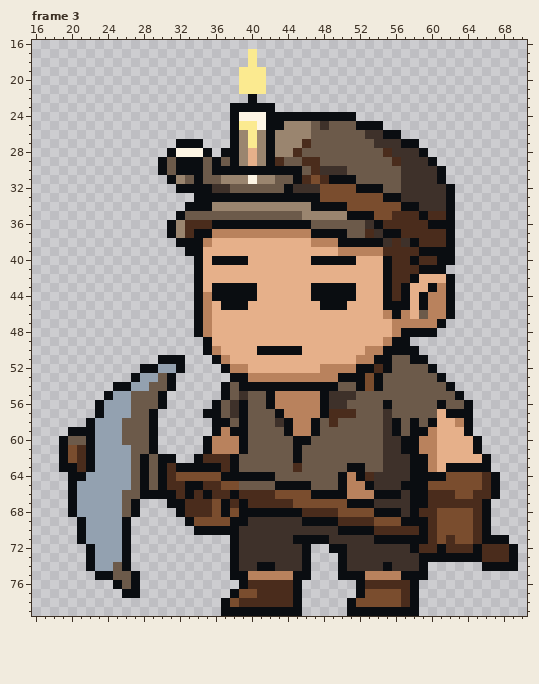
Pixel-art file, stored at ArtSource/LocalEnemies/Miner_Idle.aseprite. That is the earlier state.
96x80 pixels, 9 frames. Shown: frame 3: x 16..70, y 16..79. The commit also changed other frames, which this record leaves out.
And afterwards:
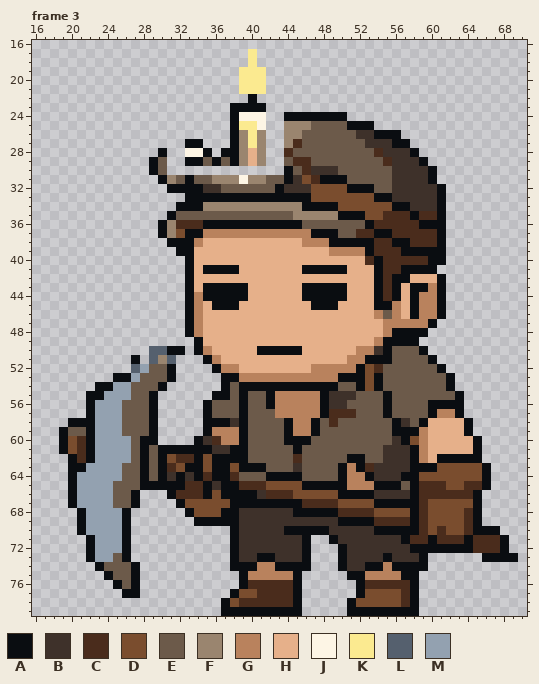
Palette (. is transparent): A #0a0d11  B #3e312a  C #4a2c1c  D #7a4d2e  E #6c5a4a  F #9a856f  G #b9825d  H #e6b08a  J #fdf5e5  K #fbea90  L #55606e  M #93a1b0
What changed:
Frame 3:
y 23: x 42 A -> .
y 24: x 42..43 AA -> ..; x 51 A -> .
y 25: x 42..43 AA -> ..; x 48 B -> E; x 51 E -> A; x 54 A -> .
y 26: x 42..43 AF -> ..; x 46 F -> E; x 52 E -> B; x 54 B -> A
y 27: x 32 A -> .; x 42..43 AF -> ..; x 45..46 FC -> CE; x 53 E -> B; x 56 B -> A; x 58 A -> .
y 28: x 30..32 .AJ -> A..; x 42..45 AFFC -> ..CE; x 54..55 EC -> CB; x 58..59 BA -> A.
y 29: x 29..32 .AEA -> AE..; x 42..43 AC -> ..; x 45 E -> C; x 47 C -> E; x 55..56 EC -> CB; x 59..60 BA -> A.
y 30: x 29..43 .AEAAAEAAAAAAAA -> AE.............; x 45..47 AEC -> ECB; x 50 B -> E; x 56 E -> B; x 60..61 BA -> A.
y 31: x 30..34 .AFEA -> AFEAE; x 36 E -> F; x 39..40 FJ -> JF; x 42 F -> E; x 44..48 EACDC -> ABDCA; x 51 A -> E; x 56 E -> B; x 60..61 BA -> A.
y 32: x 31 . -> A; x 35 A -> B; x 37 B -> E; x 43..44 EA -> AB; x 47 B -> D; x 51 D -> A; x 54 A -> E; x 56 E -> B; x 61..62 BA -> A.
y 33: x 33 . -> A; x 47 A -> D; x 54 D -> A; x 56 A -> B; x 61..62 BA -> A.
y 34: x 32 . -> A; x 35 A -> F; x 46 F -> A; x 50 A -> D; x 56 D -> A; x 58 A -> B; x 61..62 BA -> A.
y 35: x 31..32 .A -> AE; x 45 E -> F; x 50 F -> A; x 53 A -> D; x 55 D -> C; x 58..59 CA -> AC; x 61..62 CA -> A.
y 36: x 30..32 .AF -> AFC; x 35 C -> A; x 46 A -> E; x 53..54 BA -> AC; x 59 C -> A; x 62 A -> .
y 37: x 30..33 .AFC -> AFDA; x 35 A -> G; x 50 A -> E; x 52 E -> C; x 54 B -> A; x 56 A -> C; x 61..62 CA -> A.
y 38: x 31 . -> A; x 34..35 AG -> GH; x 46 H -> G; x 49 G -> A; x 54..58 ABCBA -> CCAAC; x 61..62 CA -> A.
y 39: x 32 . -> A; x 34 A -> H; x 49 H -> G; x 53..54 GG -> AC; x 57..58 CC -> AA; x 62 A -> .
y 40: x 33..34 .A -> AH; x 36..39 AAAA -> HHHH; x 47..51 AAAAA -> HHHHH; x 53..55 HHA -> CAC; x 58 A -> C; x 60 C -> A; x 62 A -> .
y 41: x 33..38 .AHHHH -> AHAAAA; x 46..50 HHHHH -> AAAAA; x 54..55 HA -> AC; x 57..58 CC -> AA; x 61 A -> .
y 42: x 33..34 .A -> AH; x 54..58 HACCA -> ACAAH; x 61..62 HA -> A.
y 43: x 33..35 .AH -> AHA; x 40 A -> H; x 46 H -> A; x 51 A -> H; x 54..62 HACAHHAGA -> ACAHAAGA.
y 44: x 33..35 .AG -> AGA; x 40 A -> H; x 46 H -> A; x 51 A -> H; x 54..59 HACAHA -> ACAHAG; x 61..62 GA -> A.
y 45: x 33..36 .AGH -> AGHA; x 39 A -> H; x 47 H -> A; x 50 A -> H; x 54 H -> A; x 56..59 AAHA -> GHAG; x 61..62 GA -> A.
y 46: x 33..35 .AG -> AGH; x 54..59 HGAGHE -> GEGHAG; x 61..62 GA -> A.
y 47: x 33..35 .AG -> AGH; x 55 H -> G; x 60..61 GA -> A.
y 48: x 33..35 .AG -> AGH; x 55..56 HG -> GA; x 60 A -> .
y 49: x 34..35 .A -> AH; x 54..55 HG -> GA; x 58 . -> A
y 50: x 29..32 .... -> LLAA; x 34..36 .AG -> AGH; x 52 H -> G; x 54 G -> B; x 56..59 AAA. -> EEEA
y 51: x 27 . -> A; x 29..32 .AAA -> LFL.; x 35..37 .AG -> AGH; x 51 H -> G; x 53 G -> A; x 58..60 AA. -> EEA
y 52: x 27..32 .AAMMA -> LMEEA.; x 36..37 .A -> AG; x 39 G -> H; x 47 H -> G; x 53 A -> D; x 55 A -> E; x 60..61 A. -> EA
y 53: x 25..29 ..AMM -> AAMEE; x 37 . -> A; x 39 A -> G; x 61..62 A. -> EA
y 54: x 23..28 ..AAMM -> AAMMEE; x 30..31 EA -> A.
y 55: x 22..24 ..A -> AAM; x 29..30 EA -> A.; x 36 . -> A; x 39 B -> A; x 55 E -> A
y 56: x 22..23 .A -> AM; x 26 M -> E; x 29..30 EA -> A.; x 35..36 .A -> AE; x 38 B -> E; x 60 E -> A; x 62..64 EEA -> AA.
y 57: x 22..23 .A -> AM; x 26 M -> E; x 36 A -> E; x 38 B -> E; x 43 A -> G; x 55 B -> A; x 60..62 EHA -> AGG; x 64 A -> .
y 58: x 20..21 .. -> AA; x 35 . -> A; x 38 E -> B; x 43 B -> E; x 55 B -> E; x 57..60 EAEA -> BEAH; x 63 G -> H
y 59: x 19..21 .AA -> AEE; x 35..36 .A -> AG; x 38 A -> G; x 55 B -> E; x 57 E -> A; x 59..60 AG -> GH
y 60: x 20..21 EE -> DC; x 26 E -> M; x 28 E -> A; x 34..36 .AG -> ABC; x 44 E -> A; x 55 B -> E; x 58 A -> D; x 60 G -> H
y 61: x 28..34 EA..... -> AEAAAAA; x 36..38 GGG -> BBA; x 57 A -> B; x 60 G -> H
y 62: x 19..20 AD -> .A; x 31..33 A.. -> DCC; x 35..37 CCC -> DAA; x 39 E -> A; x 45 A -> C; x 51..52 EE -> AA; x 59..66 AGHHHHHA -> GHAAAAA.
y 63: x 19 A -> .; x 21..22 CA -> AM; x 26 M -> E; x 32 A -> D; x 35 A -> D; x 37..41 CAEEE -> ADAAA; x 45 C -> B; x 50..51 EA -> AG; x 53..54 EE -> CB; x 60..65 GHAAAA -> ADDDDD
y 64: x 21 A -> M; x 26 M -> E; x 31..36 CDDDDD -> BABACA; x 38..41 AAAA -> CEEE; x 43..45 EEE -> AAA; x 52..53 AC -> GA; x 57 B -> A; x 59..61 AAA -> DDD; x 66..67 CA -> A.
y 65: x 25..26 MM -> EE; x 29 E -> A; x 31..45 CCAACCDDEEEEAAA -> AACCABAACCCDDDD; x 47..49 EEE -> AAA; x 53..57 ABBBA -> GAAAE; x 59..61 ADD -> CCC; x 64..67 DDCA -> CCA.
y 66: x 25 M -> E; x 27..30 EAAA -> A...; x 33 A -> C; x 36..37 CC -> DA; x 39..41 CCC -> AAB; x 43..44 DD -> CC; x 47..49 AAA -> DDD; x 51..56 GGGAAA -> AAABBB; x 59 A -> C; x 63..67 DDCCA -> CCA..
y 67: x 25 M -> E; x 31 A -> .; x 33..35 CCC -> DDD; x 37..38 AC -> DA; x 40..49 CCCCCDDDDD -> AAAAAACCCC; x 51..57 AAABBBB -> DDDAAAA; x 59..66 ACCCCCCA -> CDDDDDA.
y 68: x 20..21 AM -> .A; x 26..27 EA -> A.; x 32..35 ACCC -> .ADD; x 38..44 DAAAAAA -> ABBBBBB; x 46..57 CCCCDDDDAAAB -> AAAACCCCDDDD; x 60 C -> D; x 64..66 DCA -> CA.
y 69: x 33..37 ADDDD -> .AAAA; x 39 A -> B; x 46..57 AAAACCCCDDDA -> BBBBAAAACCCC; x 59..60 AC -> CD; x 64..66 DCA -> CA.
y 70: x 34..37 AAAA -> ....; x 44..48 BBBBB -> AAAAA; x 50..61 AAAACCCCCACD -> BBBBAAAAACDC; x 64..65 DC -> CA; x 67 . -> A
y 71: x 21..22 AM -> .A; x 45 A -> B; x 47..49 AAB -> ..A; x 54..56 AAA -> BBB; x 58..61 AACD -> CCAC; x 63..64 DD -> CA; x 66..67 AA -> CC
y 72: x 49 A -> .; x 59..60 CC -> AA; x 62..65 CCCA -> AAAC; x 68..69 CA -> A.
y 73: x 25 M -> E; x 41..42 BB -> AA; x 55 B -> A; x 60..68 AAAAAACCC -> ......AAA
y 74: x 22..24 AMM -> .AE; x 26..27 A. -> EA; x 39..45 BBAABBB -> AAGGAAA; x 53..58 BBABBB -> AAGAAA; x 66..69 AAAA -> ....
y 75: x 23 A -> .; x 38 A -> .; x 46 A -> .; x 50 A -> .; x 59 A -> .
Where, in picture pixels (left, top, right, bottom), the same in both pictures:
changed: (59, 103, 518, 580)
